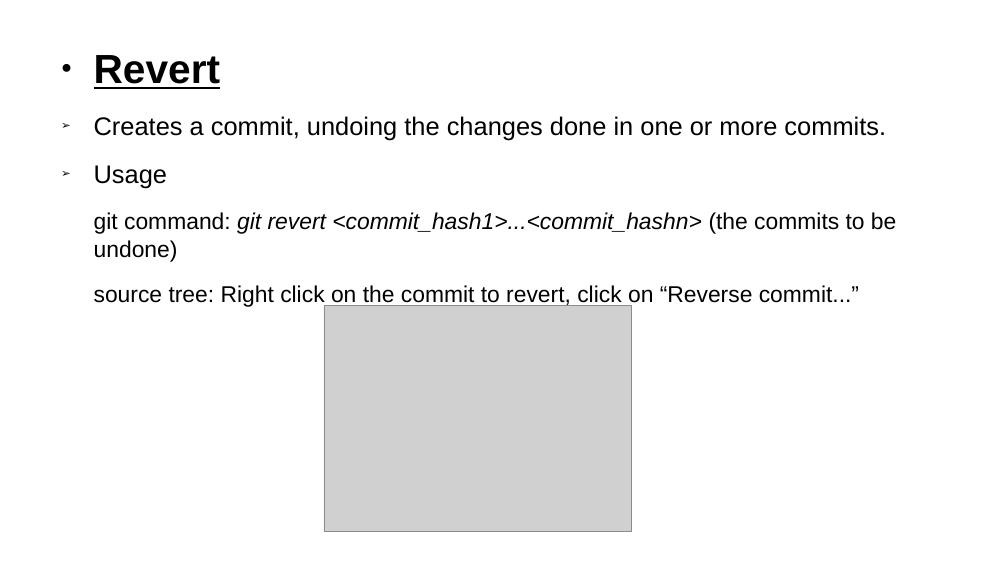
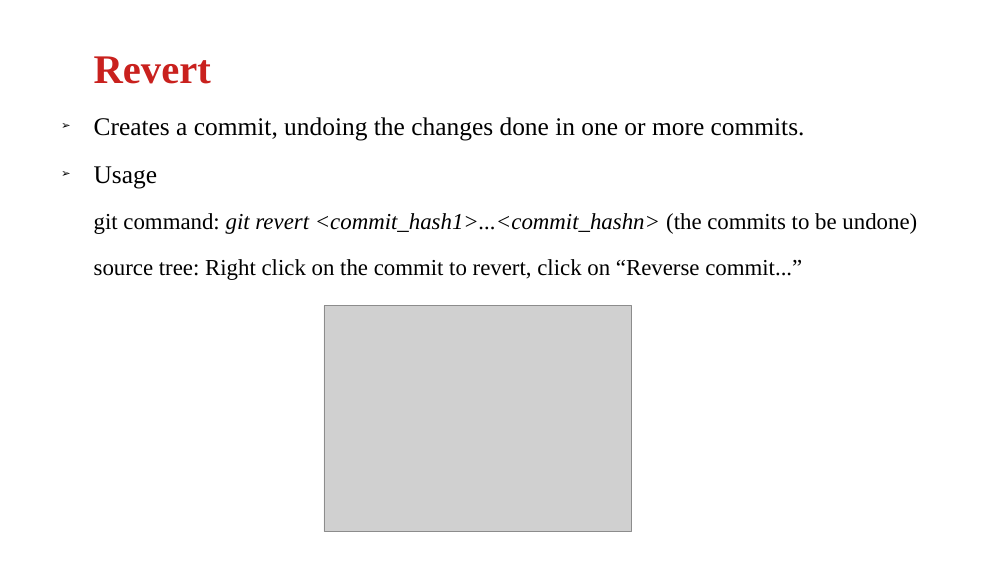
Before and after one commit to anubhavAnora/presentation, a slide deck: slide 9 of Presentation.odp. Drawn at 1008x567 pixels with LibreOffice and Linux fonts; fonts in the diff are those of the drawing; grey boxes stand for pictures. Boxes give left, top, right and bottom in pixels: in the first picture for what was removed or moved away, otherwise in the second. Text is boxed around its words. In the diff, an @@ line names an element or a change of style, - is before the commit and + after.

```diff
--- a/Presentation.odp
+++ b/Presentation.odp
@@ text "Revert" at [94, 56, 917, 280]: font Arial to Times New Roman; text colour #000000 to #C9211E, underline off in "Revert"; bullet ● to none @@
```
Also in this commit, not shown: 13 other slides changed.
